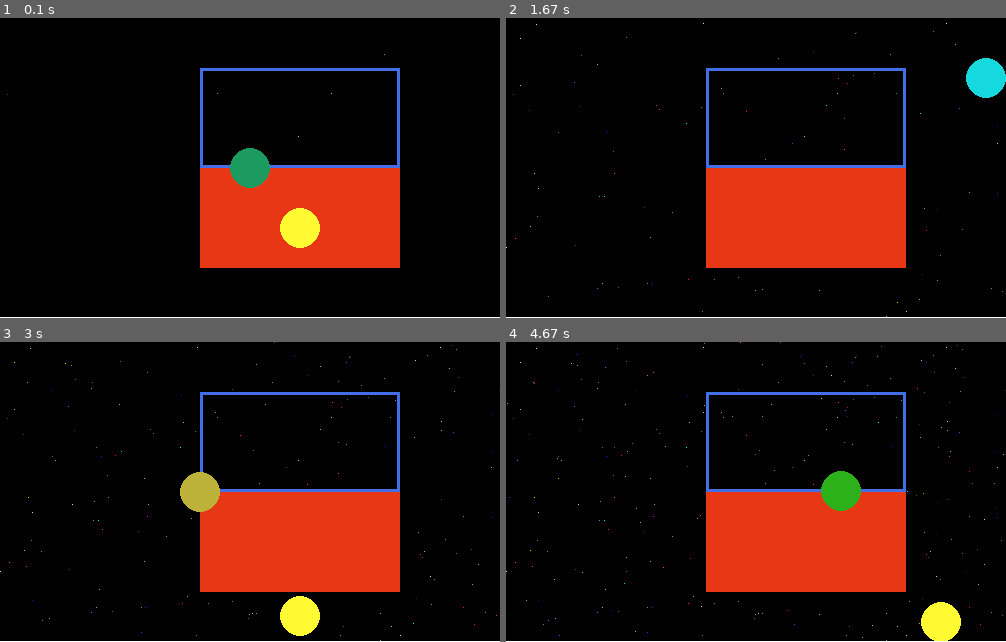
Above: before the commit, frames 1-4 (two rows, left to right).
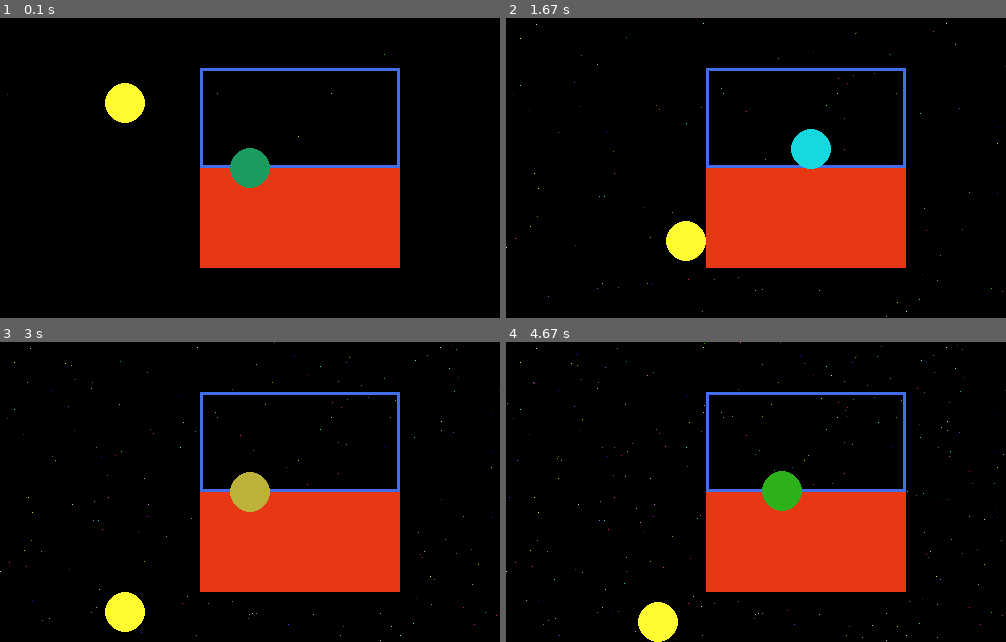
Above: after the commit, the same moments.

Repository: moeg100/randomCode
Game: pygame game, started from pyGameBasic.py
Same seed, same stepped clock (60 frames per second), same inputs: the game is played once before the commit and once after it.
Inputs:
- Up to frame 1 (0.1 s): no input
- Up to frame 2 (1.67 s): hold D 0.33-0.8 s; hold W 0.83-1.13 s; tap Space at 0.9, 1.23, 1.53 s; hold D 1.17-1.63 s
- Up to frame 3 (3 s): hold A 1.67-2.2 s; tap Space at 1.73, 2.03, 2.3, 2.63, 2.93 s; hold S 2.23-2.53 s; hold A 2.57-2.97 s
- Up to frame 4 (4.67 s): hold W 3-3.37 s; tap Space at 3.07, 3.47, 3.77, 4.13, 4.53 s; hold D 3.4-4.03 s; hold S 4.07-4.43 s; hold A from 4.47 s (still down)

The runs differ from the first frame. In frame 1, 2.0% of the frame differs, in the area x 0-100%, y 21-100%; in frame 2, 2.8%; in frame 3, 3.6%, in the area x 0-100%, y 43-100%; in frame 4, 3.6%.

Commit message:
Adjust ball position and gravity handling

Diff:
--- a/pyGameBasic.py
+++ b/pyGameBasic.py
@@ -24,7 +24,7 @@
 BALL_RADIUS = 20
 GRAVITY = 0.5
 BOUNCE = -0.8
-GROUND_Y = 300
+
 
 
 # The main display
@@ -38,7 +38,7 @@
 ball_one = pygame.Vector2(SCREEN_WIDTH / 2, SCREEN_HEIGHT / 2)
 
 # Ball 2 with gravity
-ball_two = pygame.Vector2(300, 200)
+ball_two = pygame.Vector2(SCREEN_WIDTH / 4, SCREEN_HEIGHT / 4)
 ball_velocity_y = 0
 
 
@@ -124,8 +124,8 @@
     ball_velocity_y += GRAVITY
     ball_two.y += ball_velocity_y
 
-    if ball_two.y + BALL_RADIUS >= GROUND_Y:
-        ball_two.y = GROUND_Y - BALL_RADIUS
+    if ball_two.y + BALL_RADIUS >= SCREEN_HEIGHT:
+        ball_two.y = SCREEN_HEIGHT - BALL_RADIUS
         ball_velocity_y *= BOUNCE
 
     #distance = mth.sqrt((ball_two.x - ball_one.x)**2 + (ball_two.y - ball_one.y)**2)
@@ -160,25 +160,19 @@
         BALL_RADIUS,
     )
 
-    pygame.draw.line(
-        screen,
-        (255, 255, 255),
-        (0, GROUND_Y),
-        (SCREEN_WIDTH, GROUND_Y),
-        3,
-    )
-
     keyEvent()
 
     ball_one.x = max(BALL_RADIUS, min(SCREEN_WIDTH - BALL_RADIUS, ball_one.x))
     ball_one.y = max(BALL_RADIUS, min(SCREEN_HEIGHT - BALL_RADIUS, ball_one.y))
+    ball_two.x = max(BALL_RADIUS, min(SCREEN_WIDTH - BALL_RADIUS, ball_two.x))
+    ball_two.y = max(BALL_RADIUS, min(SCREEN_HEIGHT - BALL_RADIUS, ball_two.y))
 
     if target_rect.collidepoint(ball_one):
         print("Something is colliding.")
 
     pygame.display.flip()
 
-    dt = clock.tick(FPS) / 1000
+    dt = clock.tick(FPS) / 5000
 
 pygame.quit()
 sys.exit()
